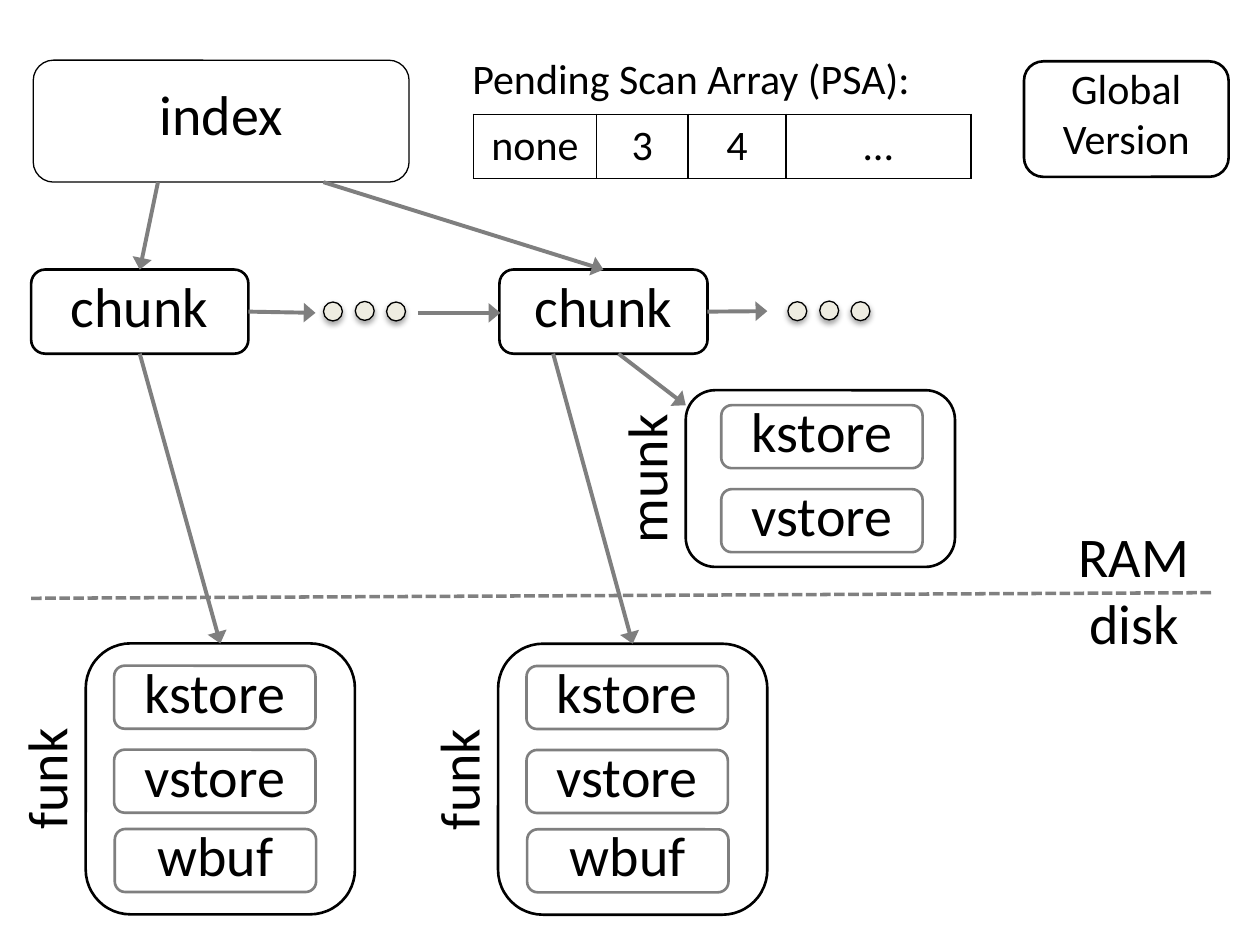
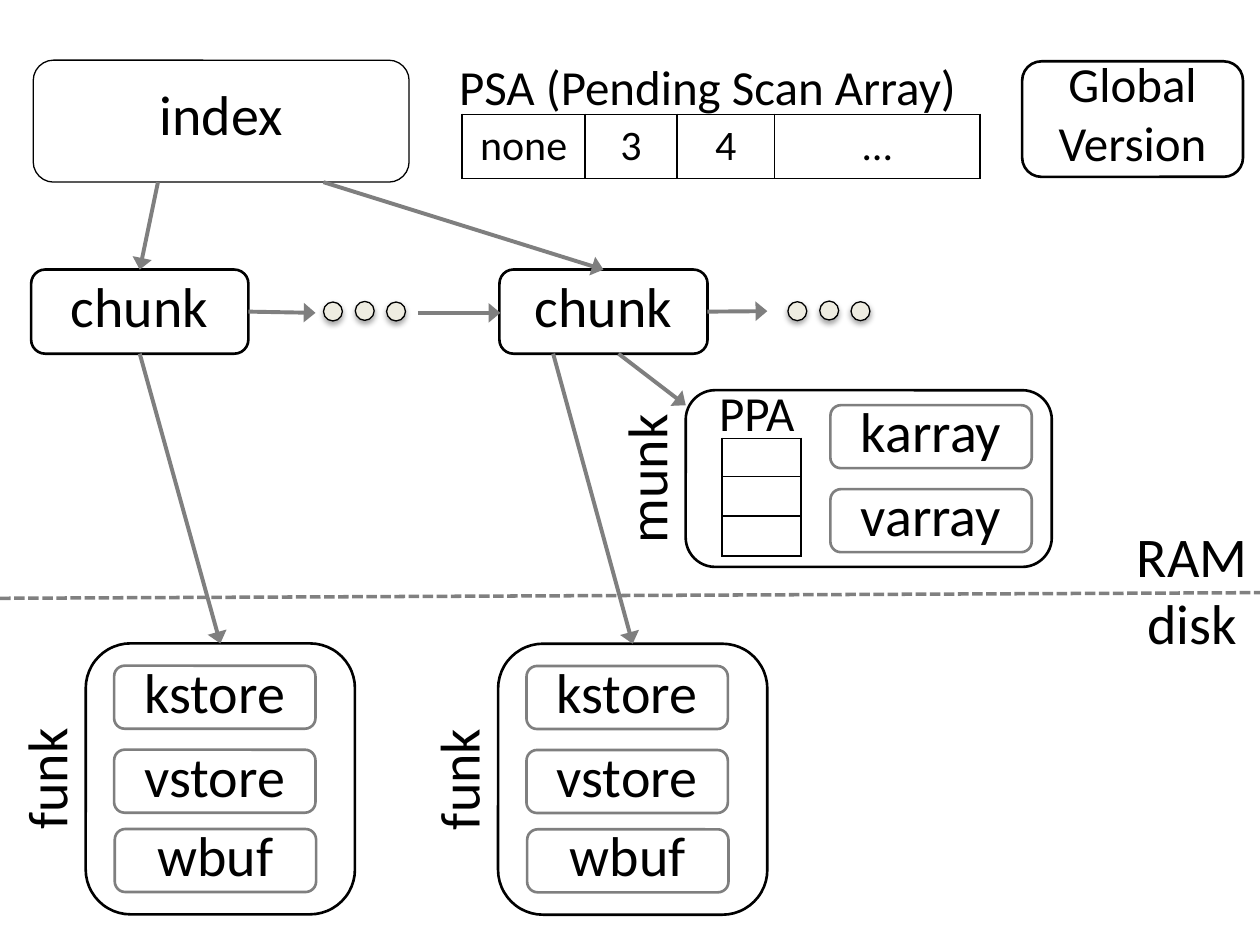
Before and after one commit to Eshcar/PiWi, a slide deck: slide 1 of PiWi.pptx. Drawn at 1260x945 pixels with LibreOffice and Linux fonts; fonts in the diff are those of the drawing. Boxes give left, top, right and bottom in pixels: in the first picture for what was removed or moved away, otherwise in the second. Text is boxed around its words. In the diff, an @@ line names an element or a change of style, - is before the commit and + after.

```diff
--- a/PiWi.pptx
+++ b/PiWi.pptx
@@ text at (x1=459, y1=69, x2=956, y2=117): text changed; size 24 to 28 pt @@
-Pending Scan Array (PSA):
+PSA (Pending Scan Array)
@@ rounded rectangle "Global Version" resized from (x1=1024, y1=62, x2=1228, y2=178) to (x1=1022, y1=62, x2=1242, y2=178) @@
@@ rounded rectangle "Global Version" at (x1=1022, y1=62, x2=1242, y2=178): size 24 to 28 pt @@
@@ table resized from (x1=474, y1=115, x2=973, y2=178) to (x1=462, y1=115, x2=982, y2=178) @@
@@ rounded rectangle resized from (x1=685, y1=391, x2=955, y2=567) to (x1=685, y1=391, x2=1052, y2=567) @@
@@ text added at (x1=719, y1=391, x2=794, y2=443), 28 pt, text #000000 @@
+PPA
@@ rounded rectangle "karray" moved from (x1=721, y1=406, x2=922, y2=469) to (x1=830, y1=406, x2=1032, y2=469) @@
@@ text in rounded rectangle at (x1=861, y1=405, x2=1001, y2=461): text changed @@
-kstore
+karray
@@ table added at (x1=722, y1=438, x2=801, y2=556), 3 rows, 1 columns @@
+
+
+
@@ rounded rectangle "varray" moved from (x1=721, y1=489, x2=922, y2=552) to (x1=830, y1=489, x2=1032, y2=552) @@
@@ text in rounded rectangle at (x1=861, y1=489, x2=1001, y2=545): text changed @@
-vstore
+varray
@@ text "RAM" moved from (x1=1078, y1=541, x2=1189, y2=645) to (x1=1137, y1=541, x2=1248, y2=645) @@
@@ line moved from (32, 598) - (1212, 592) to (0, 598) - (1260, 592) @@
```
Also in this commit, not shown: 1 other file.
